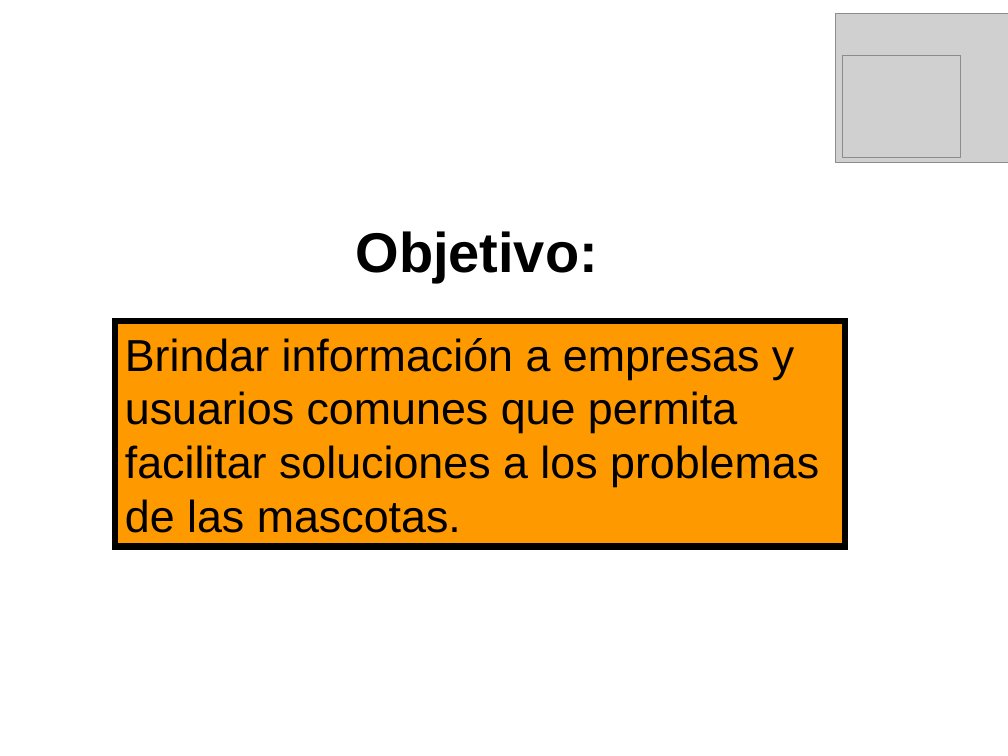
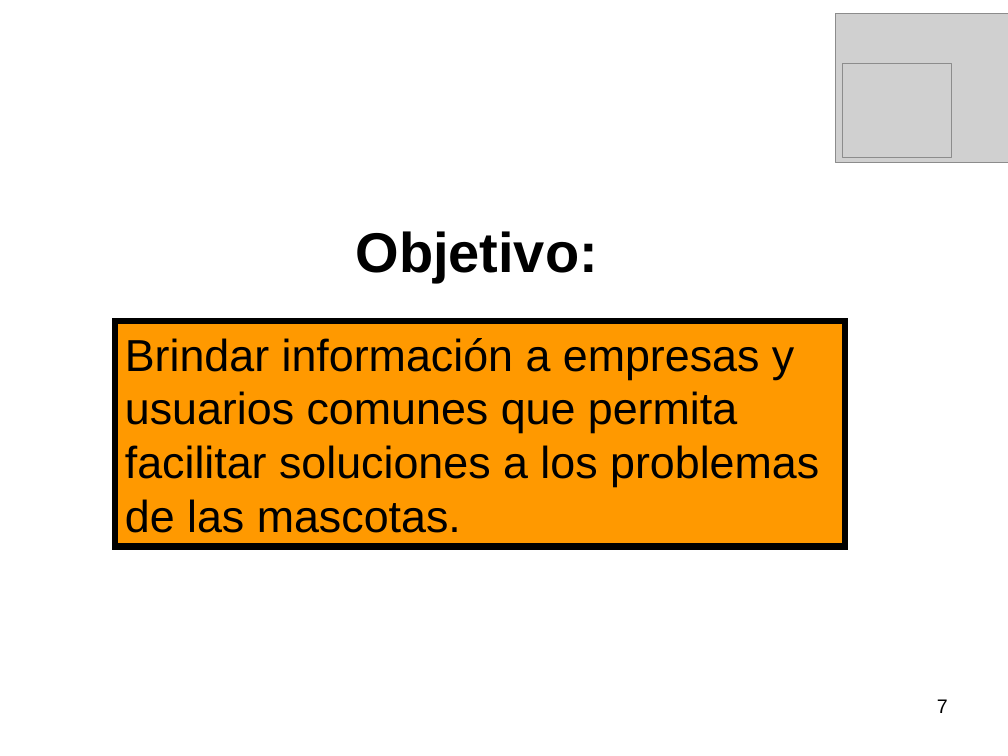
Before and after one commit to mauricioprado00/salud-mascotas, a slide deck: slide 7 of Producto/04-It_I/Presentación Primera Iteración.pps (slide 4 before the commit). Drawn at 1008x756 pixels with LibreOffice and Linux fonts; fonts in the diff are those of the drawing; grey boxes stand for pictures; background and template pictures are left out. Boxes give left, top, right and bottom in pixels: in the first picture for what was removed or moved away, otherwise in the second. Text is boxed around its words. In the diff, an @@ line names an element or a change of style, - is before the commit and + after.

```diff
--- a/Producto/04-It_I/Presentación Primera Iteración.pps
+++ b/Producto/04-It_I/Presentación Primera Iteración.pps
@@ picture: place and size @@
-picture at [843, 55, 961, 157]
+picture at [843, 64, 952, 158]
@@ page number added at [937, 699, 948, 713], 14 pt, text #000000 @@
+7
```
Also in this commit, not shown: 5 other slides changed, 10 slides added, 5 slides removed.
